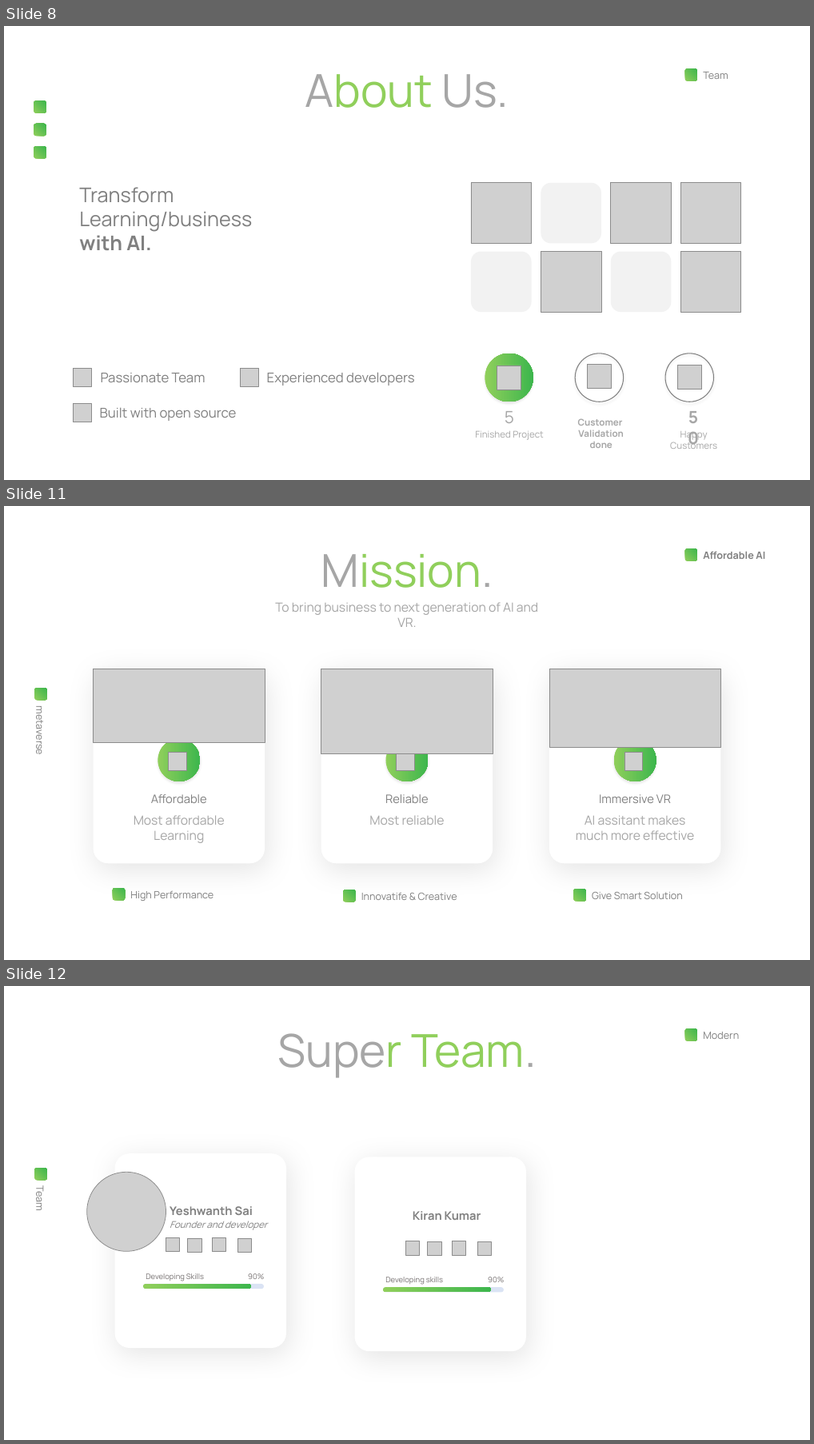
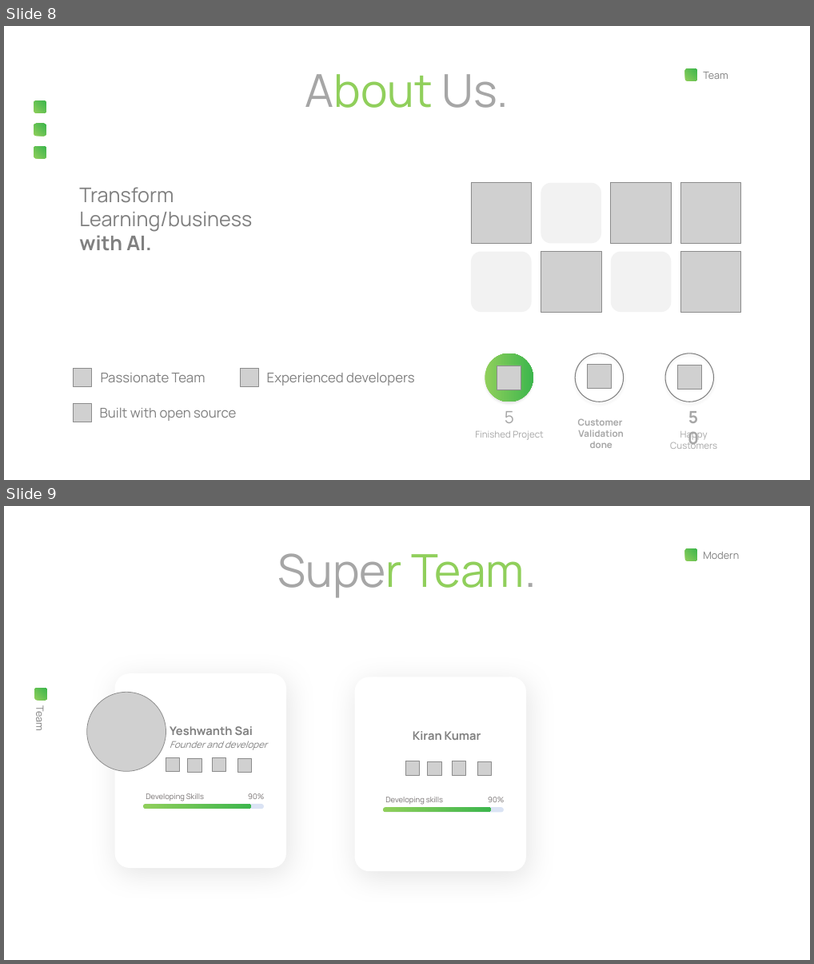
Before and after one commit to YeshwanthSaiM/Smartie-EXL-Hackthon, a slide deck: Smartie - A Smarter way of building AI bots.pptx. Shown one above the other, each under a label of ours: slides 8, 11 and 12 before the commit, slides 8 and 9 after it; the slides between them are not shown. The pictures are 814x1444 and 814x964 pixels, drawn with LibreOffice and Linux fonts; fonts in the diff are those of the drawing; grey boxes stand for pictures. Boxes give left, top, right and bottom in pixels: in the first picture for what was removed or moved away, otherwise in the second. Text is boxed around its words. In the diff, an @@ line names an element or a change of style, - is before the commit and + after.

```diff
--- a/Smartie - A Smarter way of building AI bots.pptx
+++ b/Smartie - A Smarter way of building AI bots.pptx
@@ slide 11 removed at <box>4,506,810,960</box>, background #FFFFFF @@
@@ rounded rectangle removed at <box>686,549,698,561</box> @@
@@ text removed at <box>703,552,766,559</box> @@
-Affordable AI
@@ text removed at <box>321,554,493,588</box> @@
-Mission.
@@ text removed at <box>275,602,538,615</box> @@
-To bring business to next generation of AI and VR.
@@ rounded rectangle removed at <box>94,668,266,863</box> @@
@@ picture removed at <box>94,668,266,743</box> @@
@@ rounded rectangle removed at <box>322,668,494,863</box> @@
@@ picture removed at <box>322,668,494,753</box> @@
@@ rounded rectangle removed at <box>550,668,722,863</box> @@
@@ picture removed at <box>550,668,722,747</box> @@
@@ rounded rectangle removed at <box>35,688,47,700</box> @@
@@ text removed at <box>34,711,47,754</box> @@
-metaverse
@@ ellipse removed at <box>158,739,200,781</box> @@
@@ ellipse removed at <box>386,739,429,781</box> @@
@@ ellipse removed at <box>614,739,657,781</box> @@
@@ picture removed at <box>169,752,186,770</box> @@
@@ picture removed at <box>397,752,414,770</box> @@
@@ picture removed at <box>625,752,643,770</box> @@
@@ text removed at <box>134,815,225,843</box> @@
-Most affordable Learning
@@ text removed at <box>151,794,207,803</box> @@
-Affordable
@@ text removed at <box>370,815,445,824</box> @@
-Most reliable
@@ text removed at <box>386,794,429,803</box> @@
-Reliable
@@ text removed at <box>576,816,694,840</box> @@
-AI assitant makes much more effective
@@ text removed at <box>599,794,671,803</box> @@
-Immersive VR
@@ rounded rectangle removed at <box>113,888,125,900</box> @@
@@ rounded rectangle removed at <box>343,889,355,902</box> @@
@@ rounded rectangle removed at <box>574,889,586,901</box> @@
@@ text removed at <box>130,891,214,900</box> @@
-High Performance
@@ text removed at <box>362,892,458,900</box> @@
-Innovatife & Creative
@@ text removed at <box>592,892,683,899</box> @@
-Give Smart Solution
@@ what was slide 12 is now slide 9 @@
```
Also in this commit, not shown: 3 slides changed, 2 other slides removed, 5 other files.
